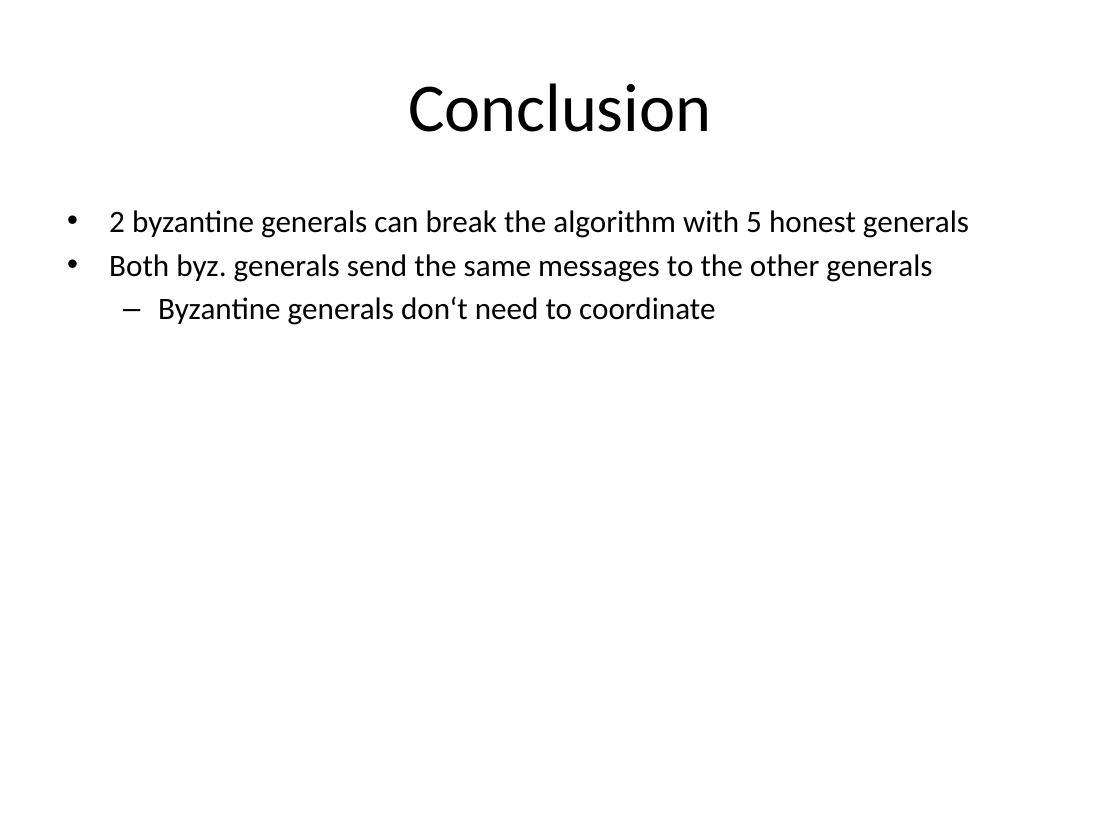
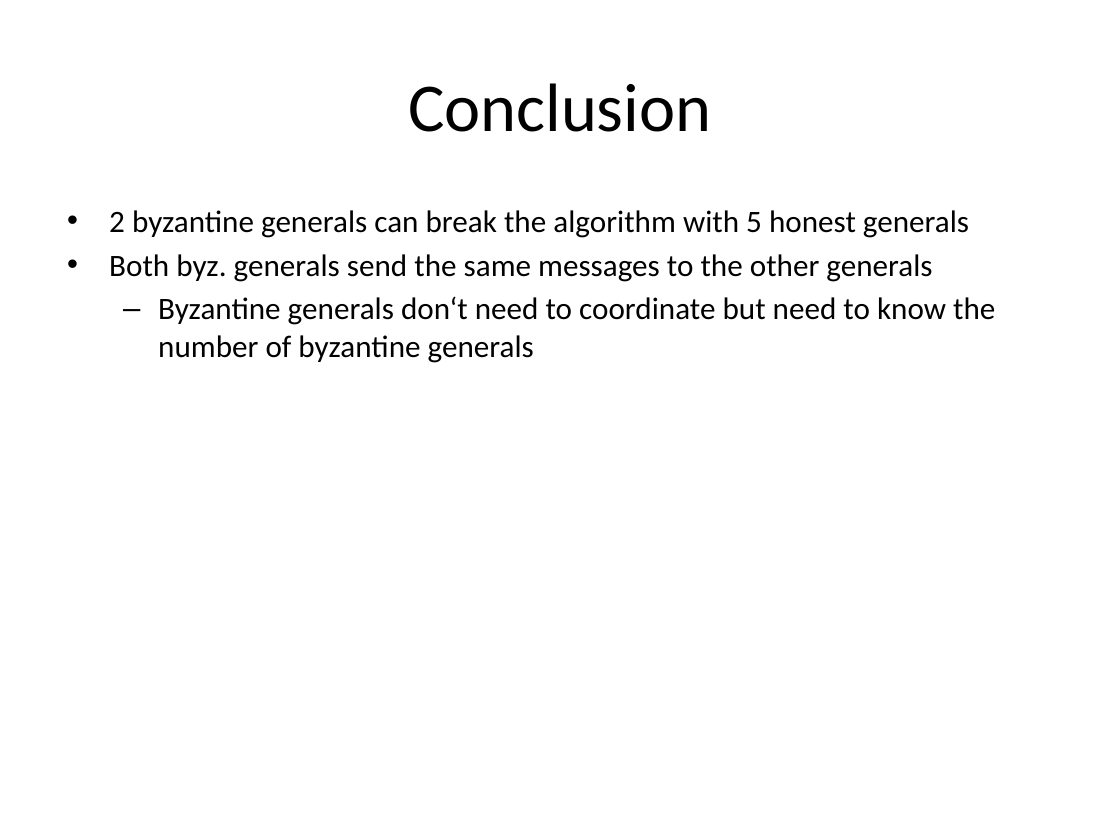
Before and after one commit to tjeromin/Distributed-Systems, a slide deck: slide 3 of Lab4/task3.pptx. Drawn at 1120x840 pixels with LibreOffice and Linux fonts; fonts in the diff are those of the drawing. Boxes give left, top, right and bottom in pixels: in the first picture for what was removed or moved away, otherwise in the second. Text is boxed around its words. In the diff, an @@ line names an element or a change of style, - is before the commit and + after.

```diff
--- a/Lab4/task3.pptx
+++ b/Lab4/task3.pptx
@@ text at (158,296,995,363): text changed @@
-  – Byzantine generals don‘t need to coordinate
+  – Byzantine generals don‘t need to coordinate but need to know the number of byzantine generals
```
Also in this commit, not shown: 2 other slides changed, 4 slides added, 1 other file.
